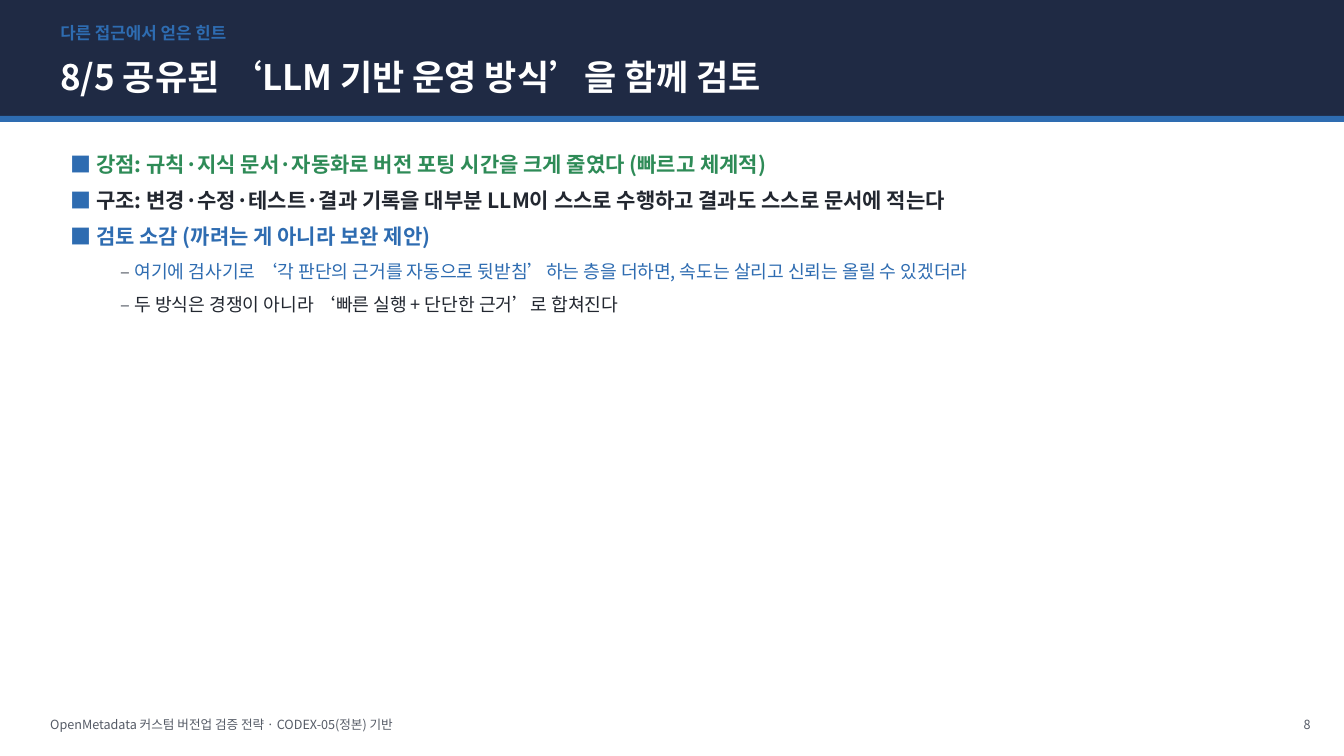
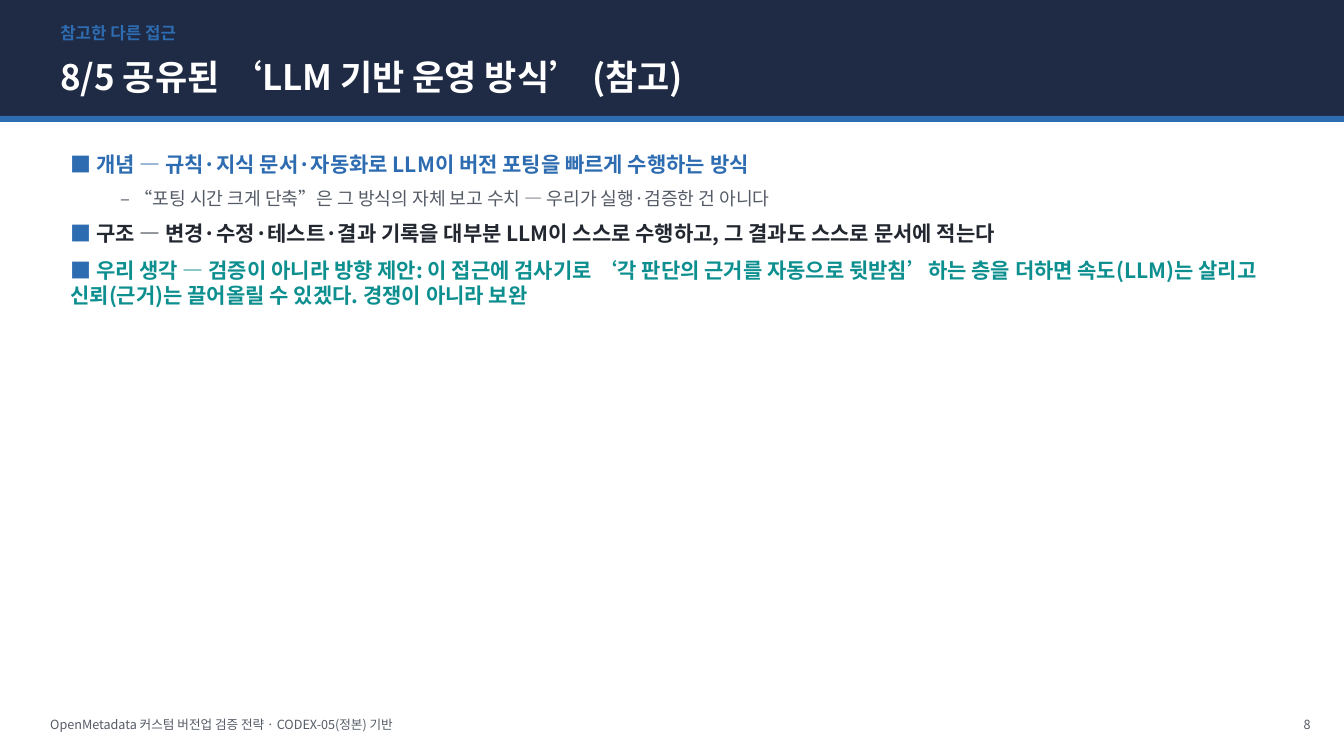
Before and after one commit to easyseop/openmetadata-lab-docs, a slide deck: slide 8 of docs/CODEX-05-전략발표.pptx. Drawn at 1344x756 pixels with LibreOffice and Linux fonts; fonts in the diff are those of the drawing. Boxes give left, top, right and bottom in pixels: in the first picture for what was removed or moved away, otherwise in the second. Text is boxed around its words. In the diff, an @@ line names an element or a change of style, - is before the commit and + after.

```diff
--- a/docs/CODEX-05-전략발표.pptx
+++ b/docs/CODEX-05-전략발표.pptx
@@ text at <box>60,25,176,41</box>: text changed @@
-다른 접근에서 얻은 힌트
+참고한 다른 접근
@@ text at <box>60,60,683,97</box>: text changed @@
-8/5 공유된 ‘LLM 기반 운영 방식’을 함께 검토
+8/5 공유된 ‘LLM 기반 운영 방식’ (참고)
@@ text at <box>70,154,1256,307</box>: text changed; text colour #222730 to #0E8F8F @@
-■ 강점: 규칙·지식 문서·자동화로 버전 포팅 시간을 크게 줄였다 (빠르고 체계적)
-■ 구조: 변경·수정·테스트·결과 기록을 대부분 LLM이 스스로 수행하고 결과도 스스로 문서에 적는다
-■ 검토 소감 (까려는 게 아니라 보완 제안)
-  – 여기에 검사기로 ‘각 판단의 근거를 자동으로 뒷받침’하는 층을 더하면, 속도는 살리고 신뢰는 올릴 수 있겠더라
-  – 두 방식은 경쟁이 아니라 ‘빠른 실행 + 단단한 근거’로 합쳐진다
+■ 개념 — 규칙·지식 문서·자동화로 LLM이 버전 포팅을 빠르게 수행하는 방식
+  – “포팅 시간 크게 단축”은 그 방식의 자체 보고 수치 — 우리가 실행·검증한 건 아니다
+■ 구조 — 변경·수정·테스트·결과 기록을 대부분 LLM이 스스로 수행하고, 그 결과도 스스로 문서에 적는다
+■ 우리 생각 — 검증이 아니라 방향 제안: 이 접근에 검사기로 ‘각 판단의 근거를 자동으로 뒷받침’하는 층을 더하면 속도(LLM)는 살리고 신뢰(근거)는 끌어올릴 수 있겠다. 경쟁이 아니라 보완
```
Also in this commit, not shown: 13 other slides changed, 2 slides added, 1 slide removed, 2 other files.
